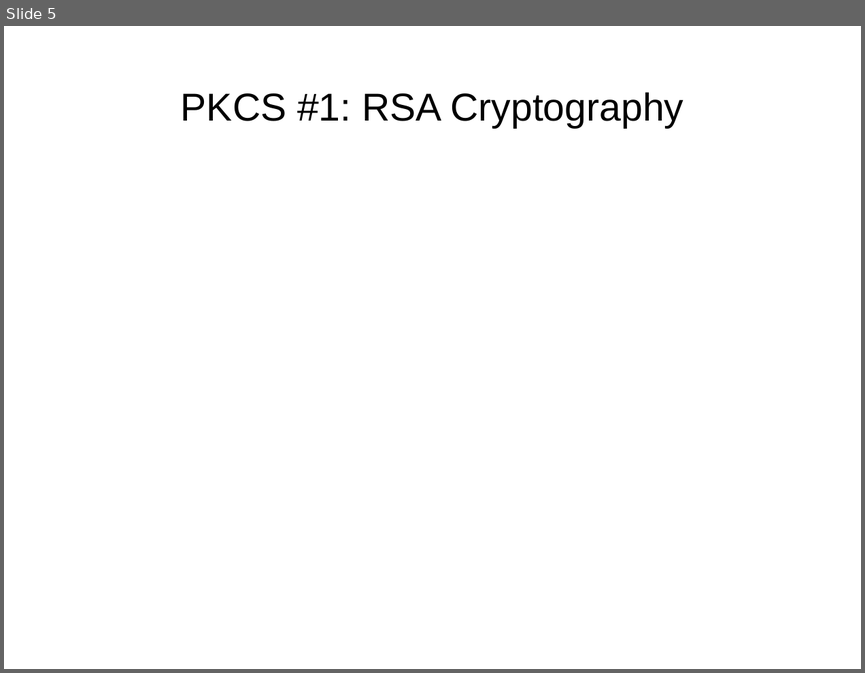
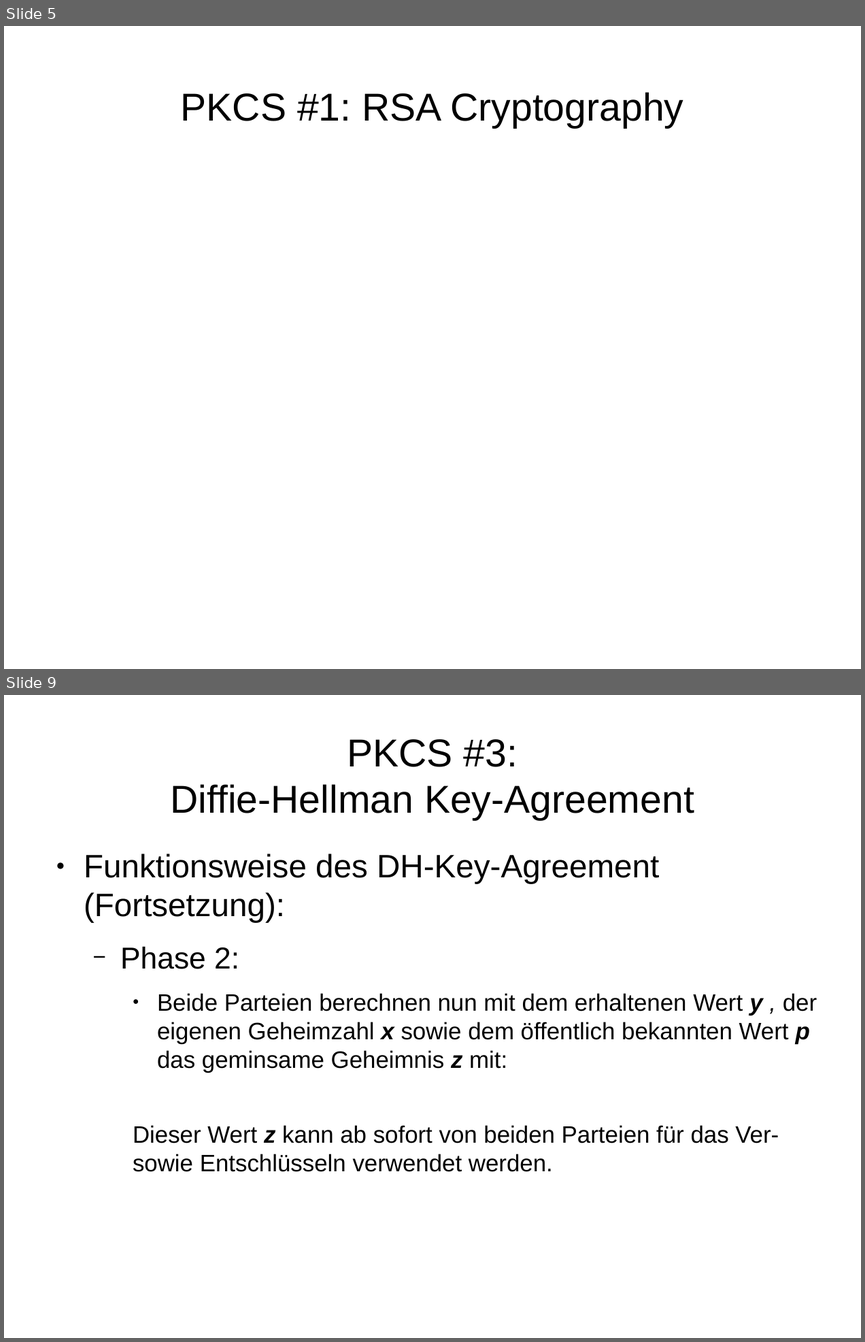
Before and after one commit to FFHS-Inf-2010-students/sa-krypt, a slide deck: pres/praesentation.odp. Shown one above the other, each under a label of ours: slide 5 before the commit, slides 5 and 9 after it; the slides between them are not shown. The pictures are 865x673 and 865x1342 pixels, drawn with LibreOffice and Linux fonts; fonts in the diff are those of the drawing. Boxes give left, top, right and bottom in pixels: in the first picture for what was removed or moved away, otherwise in the second. Text is boxed around its words. In the diff, an @@ line names an element or a change of style, - is before the commit and + after.

Commit message:
PKCS 3, 12, 15 hinzufügen

```diff
--- a/pres/praesentation.odp
+++ b/pres/praesentation.odp
@@ slide 9 added at [4,695,861,1338], background #FFFFFF @@
@@ text added at [171,739,694,820], 36 pt, text #000000 @@
+PKCS #3:
+Diffie-Hellman Key-Agreement
@@ text added at [84,853,817,1172], 22 pt, text #000000 @@
+● Funktionsweise des DH-Key-Agreement (Fortsetzung):
+  − Phase 2:
+    ● Beide Parteien berechnen nun mit dem erhaltenen Wert y , der eigenen Geheimzahl x sowie dem öffentlich bekannten Wert p das geminsame Geheimnis z mit:
+    Dieser Wert z kann ab sofort von beiden Parteien für das Ver- sowie Entschlüsseln verwendet werden.
```
Also in this commit, not shown: 22 other slides changed, 9 other slides added, 14 slides removed, 2 other files.
